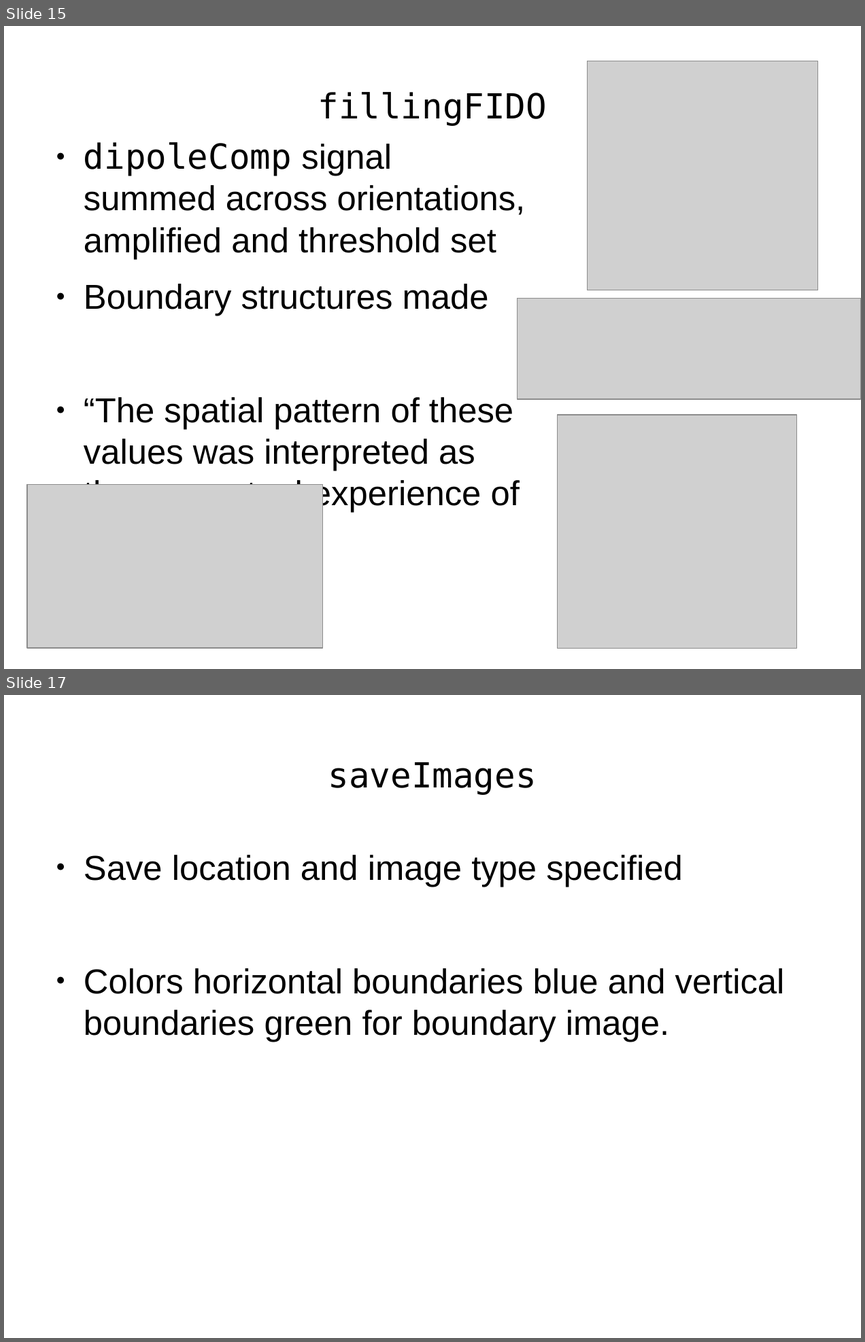
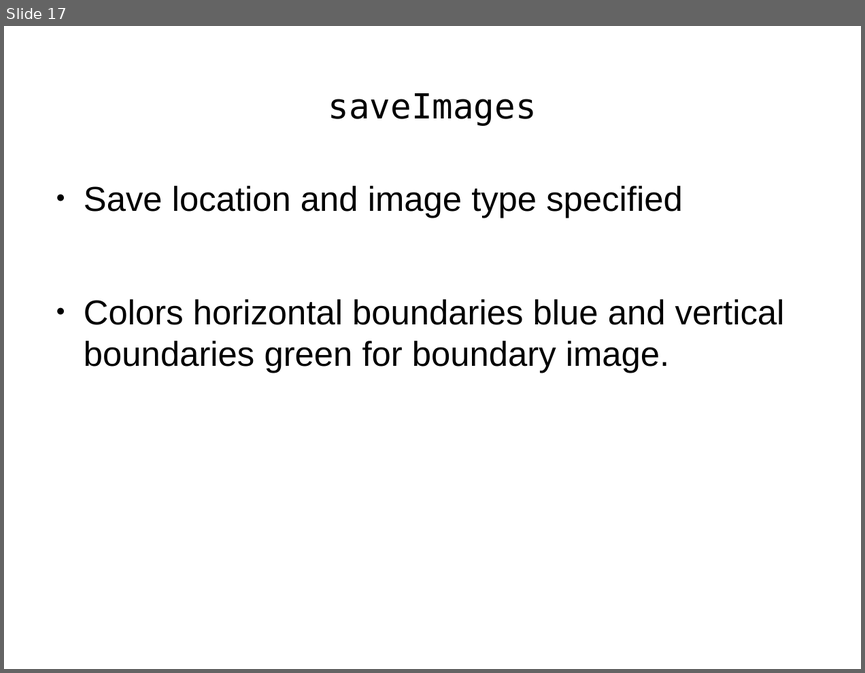
Before and after one commit to TUBvision/contAdapt_francis, a slide deck: Presentation_of_Model.odp. Shown one above the other, each under a label of ours: slides 15 and 17 before the commit, slide 17 after it; the slides between them are not shown. The pictures are 865x1342 and 865x673 pixels, drawn with LibreOffice and Linux fonts; fonts in the diff are those of the drawing; grey boxes stand for pictures. Boxes give left, top, right and bottom in pixels: in the first picture for what was removed or moved away, otherwise in the second. Text is boxed around its words. In the diff, an @@ line names an element or a change of style, - is before the commit and + after.

```diff
--- a/Presentation_of_Model.odp
+++ b/Presentation_of_Model.odp
@@ slide 15 removed at bbox=[4, 26, 861, 669], background #FFFFFF @@
@@ picture removed at bbox=[587, 61, 818, 291] @@
@@ title removed at bbox=[317, 92, 547, 126] @@
-fillingFIDO
@@ text removed at bbox=[84, 142, 526, 513] @@
-● dipoleComp signal summed across orientations, amplified and threshold set
-● Boundary structures made
-● “The spatial pattern of these values was interpreted as the perceptual experience of the observer.”
@@ picture removed at bbox=[517, 298, 861, 399] @@
@@ picture removed at bbox=[557, 415, 796, 648] @@
@@ picture removed at bbox=[27, 485, 323, 648] @@
```
Also in this commit, not shown: 2 slides changed, 2 slides added, 2 other slides removed, 2 other files.
